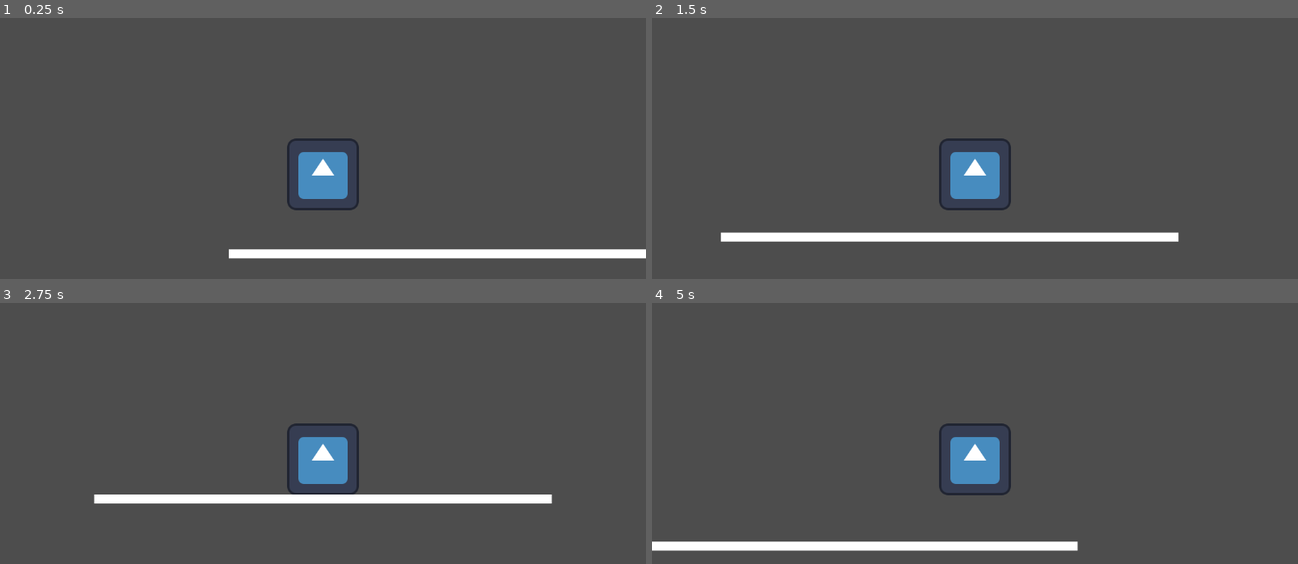
Above: before the commit, frames 1-4 (two rows, left to right).
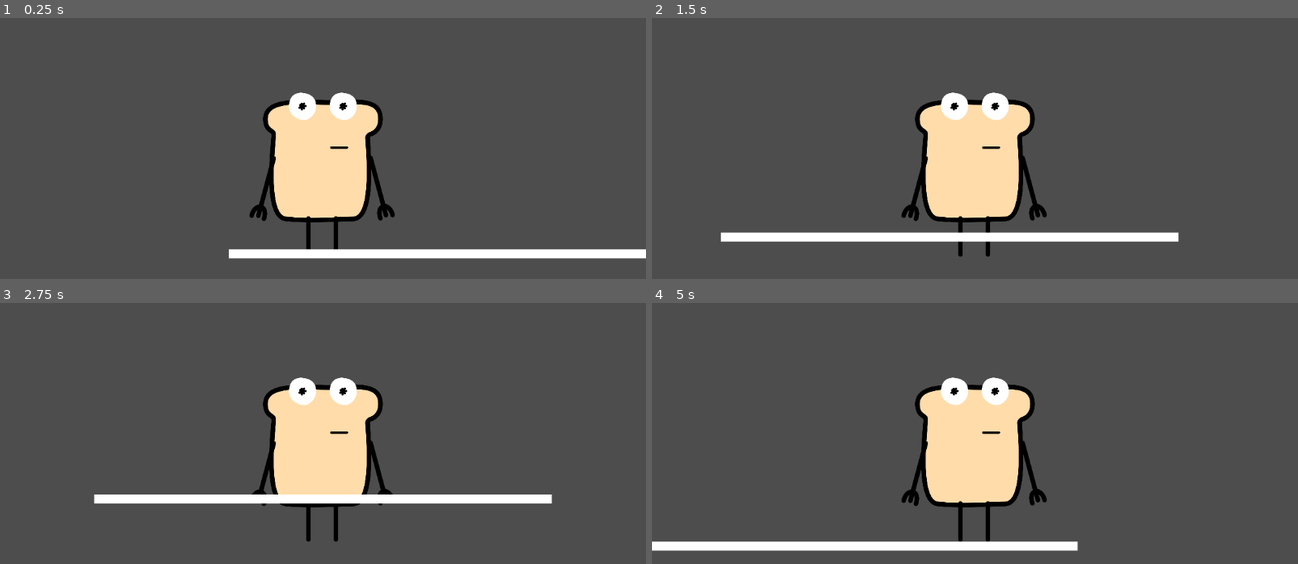
Above: after the commit, the same moments.

Repository: rorocc/toasty
Game: Godot game, scene res://scenes/main.tscn
Same seed, same stepped clock (60 frames per second), same inputs: the game is played once before the commit and once after it. The engine's default icon, where the game draws it, is replaced by a stand-in: a white triangle on a blue panel in a dark square.
Inputs:
- Up to frame 1 (0.25 s): no input
- Up to frame 2 (1.5 s): hold D (right) from 0.53 s (still down); tap W (jump) at 0.77 s
- Up to frame 3 (2.75 s): tap W (jump) at 1.52 s; release D (right) at 2.03 s; hold A (left) from 2.03 s (still down)
- Up to frame 4 (5 s): release A (left) at 2.78 s; hold D (right) 2.78-4.28 s; tap W (jump) at 3.02, 3.77, 4.52 s; hold A (left) from 4.28 s (still down)

The runs differ from the first frame. In frame 1, 8.1% of the frame differs, in the area x 38-62%, y 28-89%; in frame 2, 8.1%; in frame 3, 7.6%; in frame 4, 8.2%, in the area x 38-62%, y 28-92%.

Commit message:
add skeleton3d + bones

Diff:
--- a/new-game-project/scenes/player.tscn
+++ b/new-game-project/scenes/player.tscn
@@ -1,19 +1,269 @@
-[gd_scene load_steps=4 format=3 uid="uid://dhqa7crrni28u"]
+[gd_scene load_steps=12 format=3 uid="uid://dhqa7crrni28u"]
 
 [ext_resource type="Script" path="res://scenes/player.gd" id="1_7jv26"]
 [ext_resource type="Texture2D" uid="uid://cbib0n3fag0ft" path="res://assets/sprites/icon.svg" id="1_d6q0u"]
+[ext_resource type="Texture2D" uid="uid://c6nbamwwqkqnj" path="res://assets/sprites/toast/body.png" id="2_brbmf"]
+[ext_resource type="Texture2D" uid="uid://d1i3kqo4xu6rw" path="res://assets/sprites/toast/arm_l.png" id="3_5cv5h"]
+[ext_resource type="Texture2D" uid="uid://d1j3r8k0gfg2e" path="res://assets/sprites/toast/arm_r.png" id="4_a6yi1"]
+[ext_resource type="Texture2D" uid="uid://bn3nbfur0gmug" path="res://assets/sprites/toast/leg.png" id="5_kmnby"]
+[ext_resource type="Texture2D" uid="uid://saqmsqkpdbd7" path="res://assets/sprites/toast/full_T.png" id="6_p1km2"]
 
 [sub_resource type="RectangleShape2D" id="RectangleShape2D_763a3"]
 size = Vector2(127, 127)
 
+[sub_resource type="Animation" id="Animation_lcrua"]
+length = 0.001
+tracks/0/type = "value"
+tracks/0/imported = false
+tracks/0/enabled = true
+tracks/0/path = NodePath("Skeleton2D/Body/Arm left:position")
+tracks/0/interp = 1
+tracks/0/loop_wrap = true
+tracks/0/keys = {
+"times": PackedFloat32Array(0),
+"transitions": PackedFloat32Array(1),
+"update": 0,
+"values": [Vector2(-87, -80)]
+}
+tracks/1/type = "value"
+tracks/1/imported = false
+tracks/1/enabled = true
+tracks/1/path = NodePath("Skeleton2D/Body/Arm left:rotation")
+tracks/1/interp = 1
+tracks/1/loop_wrap = true
+tracks/1/keys = {
+"times": PackedFloat32Array(0),
+"transitions": PackedFloat32Array(1),
+"update": 0,
+"values": [-2.87979]
+}
+tracks/2/type = "value"
+tracks/2/imported = false
+tracks/2/enabled = true
+tracks/2/path = NodePath("Skeleton2D/Body/Arm right:position")
+tracks/2/interp = 1
+tracks/2/loop_wrap = true
+tracks/2/keys = {
+"times": PackedFloat32Array(0),
+"transitions": PackedFloat32Array(1),
+"update": 0,
+"values": [Vector2(85, -81)]
+}
+tracks/3/type = "value"
+tracks/3/imported = false
+tracks/3/enabled = true
+tracks/3/path = NodePath("Skeleton2D/Body/Arm right:rotation")
+tracks/3/interp = 1
+tracks/3/loop_wrap = true
+tracks/3/keys = {
+"times": PackedFloat32Array(0),
+"transitions": PackedFloat32Array(1),
+"update": 0,
+"values": [1.309]
+}
+tracks/4/type = "value"
+tracks/4/imported = false
+tracks/4/enabled = true
+tracks/4/path = NodePath("Skeleton2D/Body/Head:position")
+tracks/4/interp = 1
+tracks/4/loop_wrap = true
+tracks/4/keys = {
+"times": PackedFloat32Array(0),
+"transitions": PackedFloat32Array(1),
+"update": 0,
+"values": [Vector2(0, -89)]
+}
+tracks/5/type = "value"
+tracks/5/imported = false
+tracks/5/enabled = true
+tracks/5/path = NodePath("Skeleton2D/Body/Head:rotation")
+tracks/5/interp = 1
+tracks/5/loop_wrap = true
+tracks/5/keys = {
+"times": PackedFloat32Array(0),
+"transitions": PackedFloat32Array(1),
+"update": 0,
+"values": [0.0]
+}
+
+[sub_resource type="Animation" id="Animation_756b6"]
+resource_name = "Idle"
+loop_mode = 1
+tracks/0/type = "value"
+tracks/0/imported = false
+tracks/0/enabled = true
+tracks/0/path = NodePath("Skeleton2D/Body/Arm left:position")
+tracks/0/interp = 1
+tracks/0/loop_wrap = true
+tracks/0/keys = {
+"times": PackedFloat32Array(0, 0.5),
+"transitions": PackedFloat32Array(-2, -2),
+"update": 0,
+"values": [Vector2(-87, -80), Vector2(-87, -80)]
+}
+tracks/1/type = "value"
+tracks/1/imported = false
+tracks/1/enabled = true
+tracks/1/path = NodePath("Skeleton2D/Body/Arm left:rotation")
+tracks/1/interp = 1
+tracks/1/loop_wrap = true
+tracks/1/keys = {
+"times": PackedFloat32Array(0, 0.5),
+"transitions": PackedFloat32Array(-2, -2),
+"update": 0,
+"values": [-2.87979, -2.61799]
+}
+tracks/2/type = "value"
+tracks/2/imported = false
+tracks/2/enabled = true
+tracks/2/path = NodePath("Skeleton2D/Body/Arm right:position")
+tracks/2/interp = 1
+tracks/2/loop_wrap = true
+tracks/2/keys = {
+"times": PackedFloat32Array(0, 0.5),
+"transitions": PackedFloat32Array(-2, -2),
+"update": 0,
+"values": [Vector2(85, -81), Vector2(85, -81)]
+}
+tracks/3/type = "value"
+tracks/3/imported = false
+tracks/3/enabled = true
+tracks/3/path = NodePath("Skeleton2D/Body/Arm right:rotation")
+tracks/3/interp = 1
+tracks/3/loop_wrap = true
+tracks/3/keys = {
+"times": PackedFloat32Array(0, 0.5),
+"transitions": PackedFloat32Array(-2, -2),
+"update": 0,
+"values": [1.309, 1.0472]
+}
+tracks/4/type = "value"
+tracks/4/imported = false
+tracks/4/enabled = true
+tracks/4/path = NodePath("Skeleton2D/Body/Head:position")
+tracks/4/interp = 1
+tracks/4/loop_wrap = true
+tracks/4/keys = {
+"times": PackedFloat32Array(0, 0.5),
+"transitions": PackedFloat32Array(1, 1),
+"update": 0,
+"values": [Vector2(0, -89), Vector2(0, -89)]
+}
+tracks/5/type = "value"
+tracks/5/imported = false
+tracks/5/enabled = true
+tracks/5/path = NodePath("Skeleton2D/Body/Head:rotation")
+tracks/5/interp = 1
+tracks/5/loop_wrap = true
+tracks/5/keys = {
+"times": PackedFloat32Array(0, 0.5),
+"transitions": PackedFloat32Array(1, 1),
+"update": 0,
+"values": [0.0, -0.0382189]
+}
+
+[sub_resource type="AnimationLibrary" id="AnimationLibrary_jtee1"]
+_data = {
+"Idle": SubResource("Animation_756b6"),
+"RESET": SubResource("Animation_lcrua")
+}
+
 [node name="player" type="CharacterBody2D"]
 script = ExtResource("1_7jv26")
 
+[node name="Skeleton2D" type="Skeleton2D" parent="."]
+
+[node name="Body" type="Bone2D" parent="Skeleton2D"]
+position = Vector2(0, 51)
+rest = Transform2D(1, 0, 0, 1, 0, 51)
+auto_calculate_length_and_angle = false
+length = 87.976
+bone_angle = -90.0
+
+[node name="Head" type="Bone2D" parent="Skeleton2D/Body"]
+position = Vector2(0, -89)
+scale = Vector2(1.01042, 1.01042)
+rest = Transform2D(1, 0, 0, 1, 0, -89)
+auto_calculate_length_and_angle = false
+length = 92.28
+bone_angle = -90.0
+
+[node name="Sprite2D" type="Sprite2D" parent="Skeleton2D/Body/Head"]
+position = Vector2(0, 8)
+scale = Vector2(0.291, 0.291)
+texture = ExtResource("2_brbmf")
+
+[node name="Arm right" type="Bone2D" parent="Skeleton2D/Body"]
+position = Vector2(85, -81)
+rotation = 1.309
+rest = Transform2D(1, 0, 0, 1, 85, -81)
+auto_calculate_length_and_angle = false
+length = 108.162
+bone_angle = 0.0
+
+[node name="Sprite2D3" type="Sprite2D" parent="Skeleton2D/Body/Arm right"]
+position = Vector2(55, 0)
+scale = Vector2(0.291, 0.291)
+texture = ExtResource("4_a6yi1")
+
+[node name="Arm left" type="Bone2D" parent="Skeleton2D/Body"]
+position = Vector2(-87, -80)
+rotation = -2.87979
+rest = Transform2D(-4.37114e-08, -1, 1, -4.37114e-08, -87, -80)
+auto_calculate_length_and_angle = false
+length = 98.946
+bone_angle = -90.0
+
+[node name="Sprite2D4" type="Sprite2D" parent="Skeleton2D/Body/Arm left"]
+position = Vector2(1, -55)
+rotation = 1.5708
+scale = Vector2(0.291, 0.291)
+texture = ExtResource("3_5cv5h")
+
+[node name="Leg right" type="Bone2D" parent="Skeleton2D/Body"]
+position = Vector2(23, 25)
+rotation = 1.5708
+rest = Transform2D(-4.37114e-08, 1, -1, -4.37114e-08, 23, 25)
+auto_calculate_length_and_angle = false
+length = 71.297
+bone_angle = 0.0
+
+[node name="Sprite2D" type="Sprite2D" parent="Skeleton2D/Body/Leg right"]
+position = Vector2(35, -1.5299e-06)
+rotation = 1.5708
+scale = Vector2(0.291, 0.291)
+texture = ExtResource("5_kmnby")
+
+[node name="Leg left" type="Bone2D" parent="Skeleton2D/Body"]
+position = Vector2(-26, 25)
+rest = Transform2D(1, 0, 0, 1, -26, 25)
+auto_calculate_length_and_angle = false
+length = 71.297
+bone_angle = 90.0
+
+[node name="Sprite2D2" type="Sprite2D" parent="Skeleton2D/Body/Leg left"]
+position = Vector2(3.8147e-06, 35)
+rotation = -3.14159
+scale = Vector2(0.291, 0.291)
+texture = ExtResource("5_kmnby")
+
+[node name="TPose" type="Sprite2D" parent="."]
+visible = false
+scale = Vector2(0.290634, 0.290634)
+texture = ExtResource("6_p1km2")
+
 [node name="Sprite2D" type="Sprite2D" parent="."]
+visible = false
 texture = ExtResource("1_d6q0u")
 
 [node name="CollisionShape2D" type="CollisionShape2D" parent="."]
+visible = false
 position = Vector2(-0.5, -0.5)
 shape = SubResource("RectangleShape2D_763a3")
 
 [node name="Camera2D" type="Camera2D" parent="."]
+
+[node name="AnimationPlayer" type="AnimationPlayer" parent="."]
+libraries = {
+"": SubResource("AnimationLibrary_jtee1")
+}
Binary file added: new-game-project/assets/sprites/toast/arm_l.png
Not shown, added: new-game-project/assets/sprites/toast/arm_l.png.import
Binary file added: new-game-project/assets/sprites/toast/arm_r.png
Not shown, added: new-game-project/assets/sprites/toast/arm_r.png.import
Binary file added: new-game-project/assets/sprites/toast/body.png
Not shown, added: new-game-project/assets/sprites/toast/body.png.import
Binary file added: new-game-project/assets/sprites/toast/full_T.png
Not shown, added: new-game-project/assets/sprites/toast/full_T.png.import
Binary file added: new-game-project/assets/sprites/toast/leg.png
Not shown, added: new-game-project/assets/sprites/toast/leg.png.import
Not shown, added: new-game-project/assets/sprites/toast/toasty_full_T.png.import
